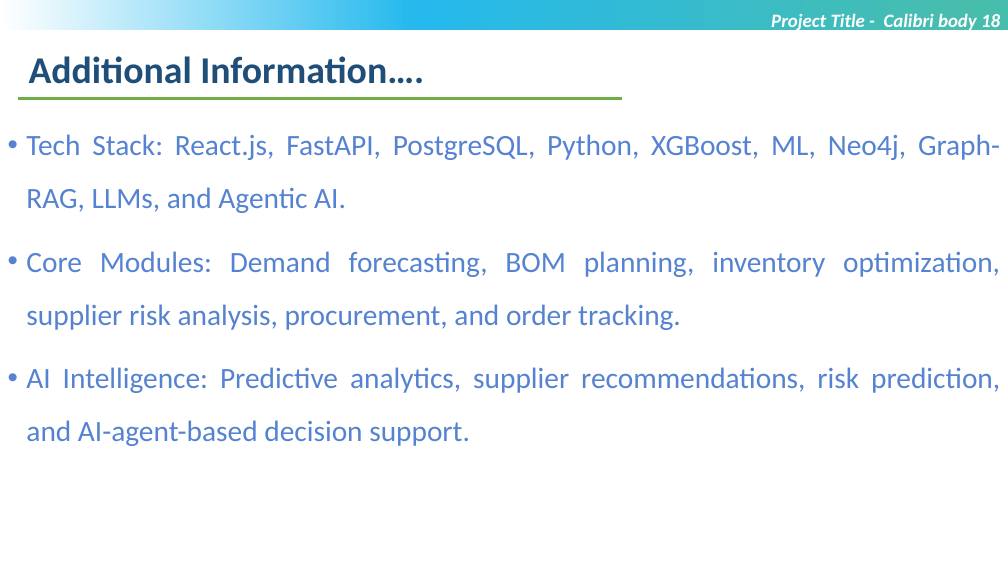
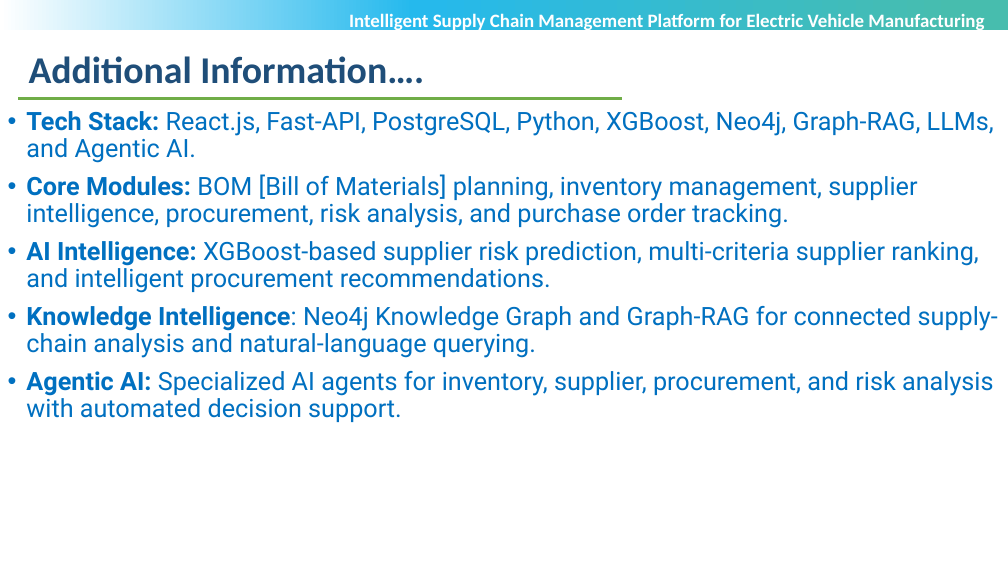
Before and after one commit to radha-gohil/INTELLIGENT-SUPPLY-CHAIN-MANAGEMENT-PLATFORM-FOR-ELECTRIC-VEHICLE-MANUFACTURING, a slide deck: slide 8 of Review-1_EV.pptx. Drawn at 1008x567 pixels with LibreOffice and Linux fonts; fonts in the diff are those of the drawing; background and template pictures are left out. Boxes give left, top, right and bottom in pixels: in the first picture for what was removed or moved away, otherwise in the second. Text is boxed around its words. In the diff, an @@ line names an element or a change of style, - is before the commit and + after.

```diff
--- a/Review-1_EV.pptx
+++ b/Review-1_EV.pptx
@@ text at box(349, 13, 984, 32): text changed; italic off @@
-Project Title - Calibri body 18
+Intelligent Supply Chain Management Platform for Electric Vehicle Manufacturing
@@ text at box(26, 111, 998, 422): text changed; size 28 to 24 pt; font Calibri to Roboto; text colour #5583D1 to #0070C0 @@
-• Tech Stack: React.js, FastAPI, PostgreSQL, Python, XGBoost, ML, Neo4j, Graph-RAG, LLMs, and Agentic AI.
-• Core Modules: Demand forecasting, BOM planning, inventory optimization, supplier risk analysis, procurement, and order tracking.
-• AI Intelligence: Predictive analytics, supplier recommendations, risk prediction, and AI-agent-based decision support.
+• Tech Stack: React.js, Fast-API, PostgreSQL, Python, XGBoost, Neo4j, Graph-RAG, LLMs, and Agentic AI.
+• Core Modules: BOM [Bill of Materials] planning, inventory management, supplier intelligence, procurement, risk analysis, and purchase order tracking.
+• AI Intelligence: XGBoost-based supplier risk prediction, multi-criteria supplier ranking, and intelligent procurement recommendations.
+• Knowledge Intelligence: Neo4j Knowledge Graph and Graph-RAG for connected supply-chain analysis and natural-language querying.
+• Agentic AI: Specialized AI agents for inventory, supplier, procurement, and risk analysis with automated decision support.
```
Also in this commit, not shown: 10 other slides changed, 1 slide added, 1 slide removed.
